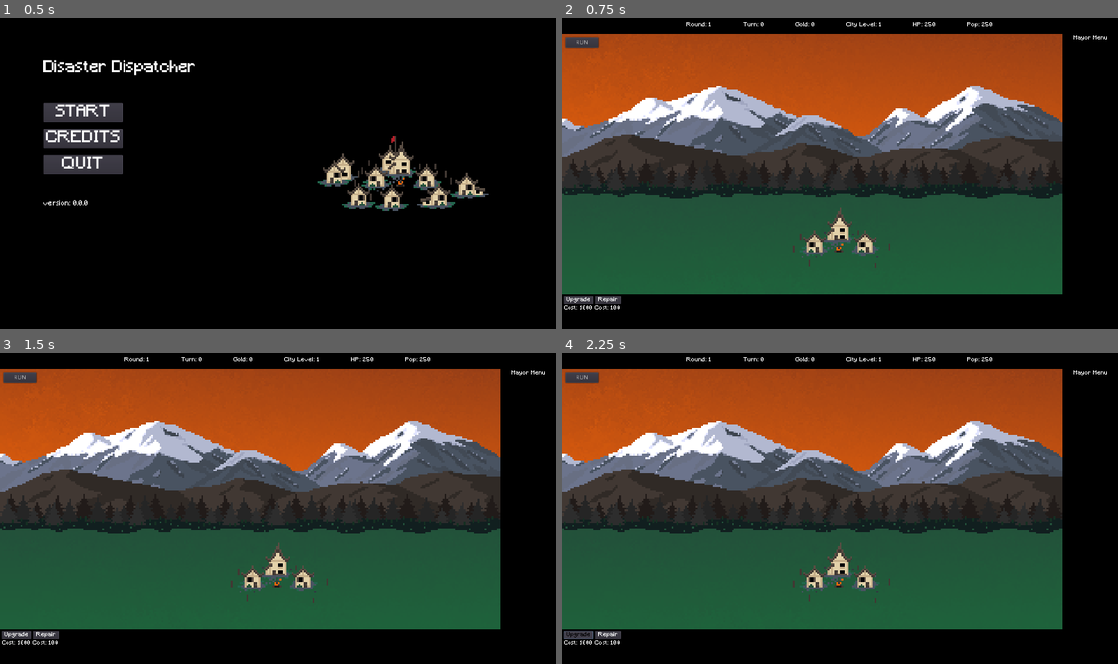
Above: before the commit, frames 1-4 (two rows, left to right).
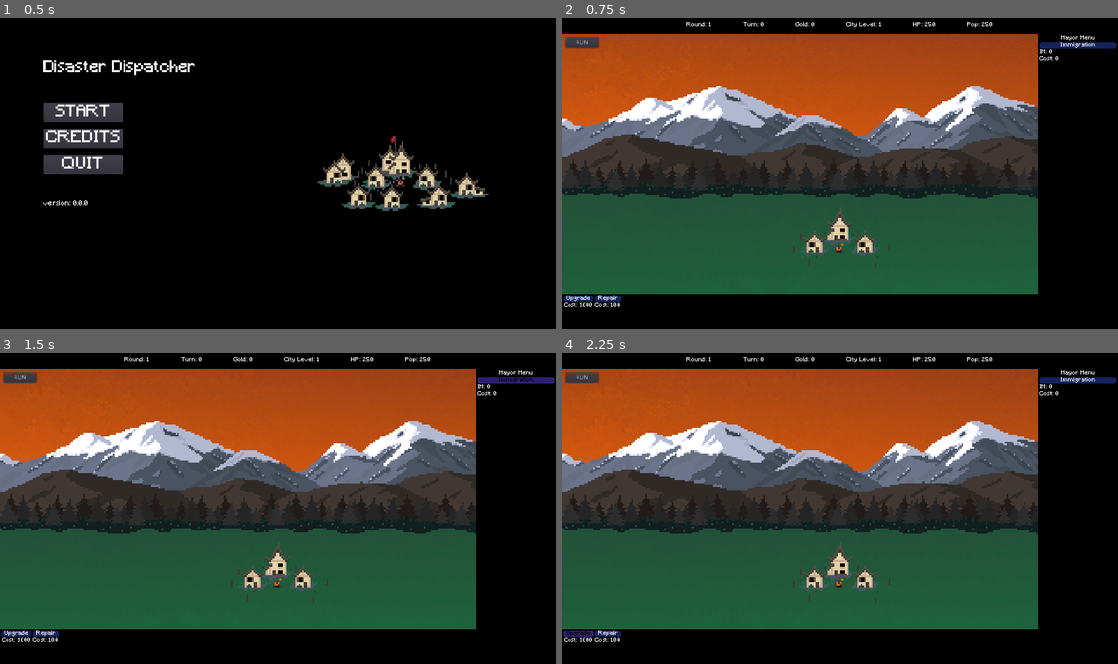
Above: after the commit, the same moments.

Repository: terrainbuilder52/Disaster_Dispatcher
Game: Godot game, scene res://scenes/TitleMenu.tscn
The game is run twice, just before and just after one commit, with the same random seed, the same clock (stepped at 60 frames per second) and the same inputs.
Inputs (mouse positions are in pixels of both pictures, inside the frame that each line leads up to):
- Up to frame 1 (0.5 s): no input
- Up to frame 2 (0.75 s): click "START" at 0.5 s
- Up to frame 3 (1.5 s): click (517, 380) at 1.25 s, where only the run after the commit has a clickable "Immigration"
- Up to frame 4 (2.25 s): click "Upgrade" at 2 s

Frame 1 is identical in both runs. In frame 2, 4.2% of the frame differs, in the area x 0-100%, y 5-94%; in frame 3, 4.2%; in frame 4, 4.2%.

Commit message:
Added Immigration

Diff:
--- a/Disaster_Dispatcher/City.gd
+++ b/Disaster_Dispatcher/City.gd
@@ -11,7 +11,8 @@
 var max_health = 250
 var population = 250
 var max_population = 250
-
+var immigrants = 0
+var immigration_cost = 0
 var city_upgrade_cost
 
 signal has_died
@@ -32,9 +33,14 @@
 	main_scene.get_node("WorldUI/StatsLabels/VBoxContainer/CityLevelLabel").text = "City Level: " + str(city_level)
 	main_scene.get_node("WorldUI/StatsLabels/VBoxContainer/HealthLabel").text = "HP: " + str(health)
 	main_scene.get_node("WorldUI/StatsLabels/VBoxContainer/PopulationLabel").text = "Pop: " + str(population)
+	main_scene.get_node("WorldUI/MayorMenu/Panel/VBoxContainer/VBoxContainer/ImmigrationLabel").text = "IM: " + str(immigrants)
+	main_scene.get_node("WorldUI/MayorMenu/Panel/VBoxContainer/VBoxContainer/ImmigrationCost").text = "Cost: " + str(immigration_cost)
 
 	# Clamp health
 	health = clamp(health, 0, max_health)
+
+	#Clamp population
+	population = clamp(population, 0, max_population)
 
 	# Clamp Gold
 	if gold < 0:
@@ -42,6 +48,8 @@
 
 	#Calculate cost of city upgrade
 	city_upgrade_cost = 1000 * city_level
+
+	immigration_cost = immigrants * 2
 
 	#Check city health and population
 	if health <= 0 or population <= 0:
@@ -91,7 +99,24 @@
 	health -= 60
 	population -= 60
 
-
 func _on_World_rainbow_disaster():
 	health -= 100
 	population -= 100
+
+func _on_World_round_finished():
+
+	#Immigration
+	if city_level == 1:
+		immigrants += 10
+	elif city_level == 2:
+		immigrants += 40
+	elif city_level == 3:
+		immigrants += 100
+	elif city_level == 4:
+		immigrants += 150
+
+func _on_ImmigrationButton_pressed():
+	if immigrants > 0 and gold >= immigration_cost:
+		gold -= immigration_cost
+		population += immigrants
+		immigrants = 0
--- a/Disaster_Dispatcher/Main_Scene.gd
+++ b/Disaster_Dispatcher/Main_Scene.gd
@@ -18,7 +18,10 @@
 signal monster_disaster
 signal rainbow_disaster
 signal turn_passed
+signal round_finished
 signal disaster_died
+
+
 
 var start_game = false
 
@@ -53,12 +56,15 @@
 		game_round += 1
 		disaster_list.clear()
 		disaster_generation(max_turn)
+
 		$FireDisaster.hide()
 		$FloodDisaster.hide()
 		$PlagueDisaster.hide()
 		$TornadoDisaster.hide()
 		$MonsterDisaster.hide()
 		$RainbowDisaster.hide()
+
+		emit_signal("round_finished")
 # GENERATE DISASTER MAP
 func disaster_generation(round_length):
 	for i in range(round_length):
--- a/Disaster_Dispatcher/WorldUI_theme.tres
+++ b/Disaster_Dispatcher/WorldUI_theme.tres
@@ -1,4 +1,19 @@
-[gd_resource type="Theme" load_steps=4 format=2]
+[gd_resource type="Theme" load_steps=6 format=2]
+
+[sub_resource type="StyleBoxFlat" id=5]
+bg_color = Color( 0.184314, 0.113725, 0.462745, 1 )
+corner_radius_top_left = 4
+corner_radius_top_right = 4
+corner_radius_bottom_right = 4
+corner_radius_bottom_left = 4
+
+[sub_resource type="StyleBoxFlat" id=4]
+bg_color = Color( 0.0862745, 0.141176, 0.364706, 1 )
+corner_radius_top_left = 4
+corner_radius_top_right = 4
+corner_radius_bottom_right = 4
+corner_radius_bottom_left = 4
+shadow_color = Color( 1, 1, 1, 0 )
 
 [sub_resource type="StyleBoxFlat" id=1]
 bg_color = Color( 0, 0, 0, 1 )
@@ -20,8 +35,8 @@
 Button/fonts/font = null
 Button/styles/disabled = null
 Button/styles/focus = null
-Button/styles/hover = null
-Button/styles/normal = null
+Button/styles/hover = SubResource( 5 )
+Button/styles/normal = SubResource( 4 )
 Button/styles/pressed = null
 CheckBox/colors/font_color = Color( 0, 0, 0, 1 )
 CheckBox/colors/font_color_disabled = Color( 0, 0, 0, 1 )
--- a/Disaster_Dispatcher/scenes/GUI/ActionMenu.tscn
+++ b/Disaster_Dispatcher/scenes/GUI/ActionMenu.tscn
@@ -27,18 +27,18 @@
 }
 
 [node name="UpgradeContainer" type="VBoxContainer" parent="Panel/HBoxContainer"]
-margin_right = 71.0
+margin_right = 61.0
 margin_bottom = 40.0
 
 [node name="UpgradeCityButton" type="Button" parent="Panel/HBoxContainer/UpgradeContainer"]
-margin_right = 71.0
-margin_bottom = 21.0
+margin_right = 61.0
+margin_bottom = 15.0
 text = "Upgrade"
 
 [node name="CostLabel" type="Label" parent="Panel/HBoxContainer/UpgradeContainer"]
-margin_top = 25.0
-margin_right = 71.0
-margin_bottom = 40.0
+margin_top = 19.0
+margin_right = 61.0
+margin_bottom = 34.0
 text = "Cost: 100"
 align = 1
 __meta__ = {
@@ -46,19 +46,19 @@
 }
 
 [node name="RepairContainer" type="VBoxContainer" parent="Panel/HBoxContainer"]
-margin_left = 75.0
-margin_right = 136.0
+margin_left = 65.0
+margin_right = 126.0
 margin_bottom = 40.0
 
 [node name="RepairCityButton" type="Button" parent="Panel/HBoxContainer/RepairContainer"]
 margin_right = 61.0
-margin_bottom = 21.0
+margin_bottom = 15.0
 text = "Repair"
 
 [node name="CostLabel" type="Label" parent="Panel/HBoxContainer/RepairContainer"]
-margin_top = 25.0
+margin_top = 19.0
 margin_right = 61.0
-margin_bottom = 40.0
+margin_bottom = 34.0
 text = "Cost: 100"
 align = 1
 __meta__ = {
--- a/Disaster_Dispatcher/scenes/GUI/GUI.tscn
+++ b/Disaster_Dispatcher/scenes/GUI/GUI.tscn
@@ -14,11 +14,16 @@
 "_edit_use_anchors_": false
 }
 
-[node name="MayorMenu" parent="." instance=ExtResource( 1 )]
-
 [node name="ActionMenu" parent="." instance=ExtResource( 3 )]
 margin_top = 40.0
 margin_bottom = 88.0
+
+[node name="MayorMenu" parent="." instance=ExtResource( 1 )]
+anchor_right = 0.0
+anchor_bottom = 0.0
+margin_left = 1096.0
+margin_right = 1280.0
+margin_bottom = 640.0
 
 [node name="StatsLabels" parent="." instance=ExtResource( 4 )]
 
--- a/Disaster_Dispatcher/scenes/GUI/MayorMenu.tscn
+++ b/Disaster_Dispatcher/scenes/GUI/MayorMenu.tscn
@@ -5,30 +5,53 @@
 [node name="MayorMenu" type="MarginContainer"]
 anchor_right = 1.0
 anchor_bottom = 1.0
+margin_left = 1080.0
+margin_top = 40.0
+margin_bottom = -80.0
 theme = ExtResource( 1 )
-custom_constants/margin_top = 40
-custom_constants/margin_left = 1152
-custom_constants/margin_bottom = 79
 __meta__ = {
 "_edit_use_anchors_": false
 }
 
 [node name="Panel" type="Panel" parent="."]
-margin_left = 1152.0
-margin_top = 40.0
-margin_right = 1280.0
-margin_bottom = 641.0
+margin_right = 200.0
+margin_bottom = 600.0
 
 [node name="VBoxContainer" type="VBoxContainer" parent="Panel"]
 anchor_right = 1.0
 anchor_bottom = 1.0
+margin_left = 4.0
 margin_top = 4.0
+margin_right = -4.0
+margin_bottom = -80.0
 __meta__ = {
 "_edit_use_anchors_": false
 }
 
-[node name="Label" type="Label" parent="Panel/VBoxContainer"]
-margin_right = 128.0
+[node name="MenuTitle" type="Label" parent="Panel/VBoxContainer"]
+margin_right = 192.0
 margin_bottom = 15.0
 text = "Mayor Menu"
 align = 1
+
+[node name="VBoxContainer" type="VBoxContainer" parent="Panel/VBoxContainer"]
+margin_top = 19.0
+margin_right = 192.0
+margin_bottom = 78.0
+
+[node name="ImmigrationButton" type="Button" parent="Panel/VBoxContainer/VBoxContainer"]
+margin_right = 192.0
+margin_bottom = 21.0
+text = "Immigration"
+
+[node name="ImmigrationLabel" type="Label" parent="Panel/VBoxContainer/VBoxContainer"]
+margin_top = 25.0
+margin_right = 192.0
+margin_bottom = 40.0
+text = "Im : Lab"
+
+[node name="ImmigrationCost" type="Label" parent="Panel/VBoxContainer/VBoxContainer"]
+margin_top = 44.0
+margin_right = 192.0
+margin_bottom = 59.0
+text = "Cost :"
--- a/Disaster_Dispatcher/scenes/Main_Scene.tscn
+++ b/Disaster_Dispatcher/scenes/Main_Scene.tscn
@@ -54,24 +54,46 @@
 
 [node name="Panel" parent="WorldUI/ActionMenu" index="0"]
 margin_bottom = 768.0
+
+[node name="Panel" parent="WorldUI/MayorMenu" index="0"]
+margin_right = 184.0
+
+[node name="MenuTitle" parent="WorldUI/MayorMenu/Panel/VBoxContainer" index="0"]
+margin_right = 176.0
+
+[node name="VBoxContainer" parent="WorldUI/MayorMenu/Panel/VBoxContainer" index="1"]
+margin_right = 176.0
+
+[node name="ImmigrationButton" parent="WorldUI/MayorMenu/Panel/VBoxContainer/VBoxContainer" index="0"]
+margin_right = 176.0
+
+[node name="ImmigrationLabel" parent="WorldUI/MayorMenu/Panel/VBoxContainer/VBoxContainer" index="1"]
+margin_right = 176.0
+
+[node name="ImmigrationCost" parent="WorldUI/MayorMenu/Panel/VBoxContainer/VBoxContainer" index="2"]
+margin_right = 176.0
+[connection signal="disaster_died" from="." to="RainbowDisaster" method="_on_World_disaster_died"]
+[connection signal="disaster_died" from="." to="FloodDisaster" method="_on_World_disaster_died"]
+[connection signal="disaster_died" from="." to="TornadoDisaster" method="_on_World_disaster_died"]
 [connection signal="disaster_died" from="." to="FireDisaster" method="_on_World_disaster_died"]
-[connection signal="disaster_died" from="." to="FloodDisaster" method="_on_World_disaster_died"]
 [connection signal="disaster_died" from="." to="PlagueDisaster" method="_on_World_disaster_died"]
-[connection signal="disaster_died" from="." to="TornadoDisaster" method="_on_World_disaster_died"]
 [connection signal="disaster_died" from="." to="MonsterDisaster" method="_on_World_disaster_died"]
-[connection signal="disaster_died" from="." to="RainbowDisaster" method="_on_World_disaster_died"]
 [connection signal="fire_disaster" from="." to="City" method="_on_World_fire_disaster"]
 [connection signal="flood_disaster" from="." to="City" method="_on_World_flood_disaster"]
 [connection signal="monster_disaster" from="." to="City" method="_on_World_monster_disaster"]
 [connection signal="plague_disaster" from="." to="City" method="_on_World_plague_disaster"]
 [connection signal="rainbow_disaster" from="." to="City" method="_on_World_rainbow_disaster"]
+[connection signal="round_finished" from="." to="City" method="_on_World_round_finished"]
 [connection signal="tornado_disaster" from="." to="City" method="_on_World_tornado_disaster"]
 [connection signal="turn_passed" from="." to="City" method="_on_World_turn_passed"]
 [connection signal="has_died" from="City" to="." method="_on_City_has_died"]
 [connection signal="pressed" from="WorldUI/ActionMenu/Panel/HBoxContainer/UpgradeContainer/UpgradeCityButton" to="City" method="_on_UpgradeCityButton_pressed"]
 [connection signal="pressed" from="WorldUI/ActionMenu/Panel/HBoxContainer/RepairContainer/RepairCityButton" to="City" method="_on_RepairCityButton_pressed"]
+[connection signal="pressed" from="WorldUI/MayorMenu/Panel/VBoxContainer/VBoxContainer/ImmigrationButton" to="City" method="_on_ImmigrationButton_pressed"]
 [connection signal="pressed" from="WorldUI/StartGameButton" to="." method="_on_StartGameButton_pressed"]
 
 [editable path="WorldUI"]
 
 [editable path="WorldUI/ActionMenu"]
+
+[editable path="WorldUI/MayorMenu"]
